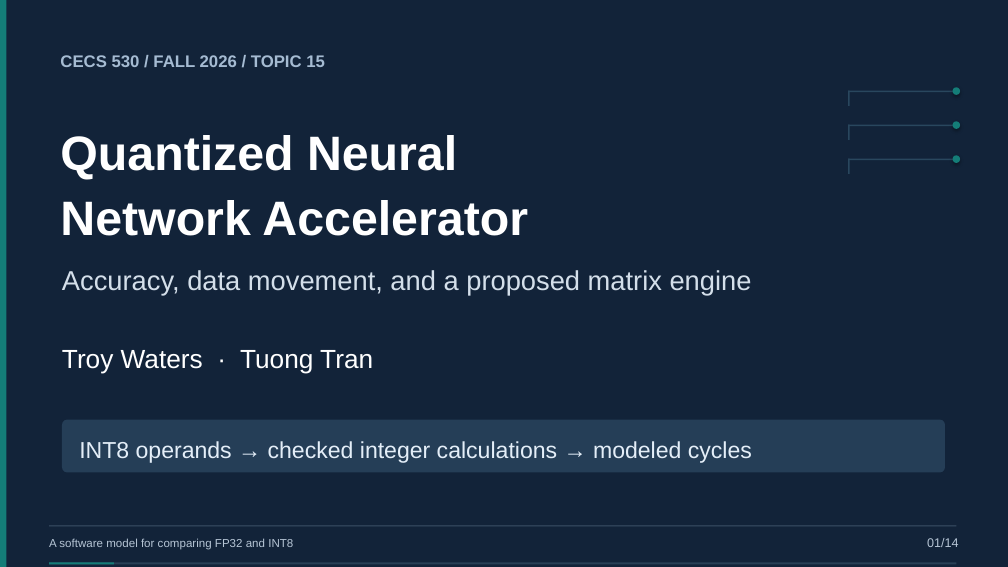
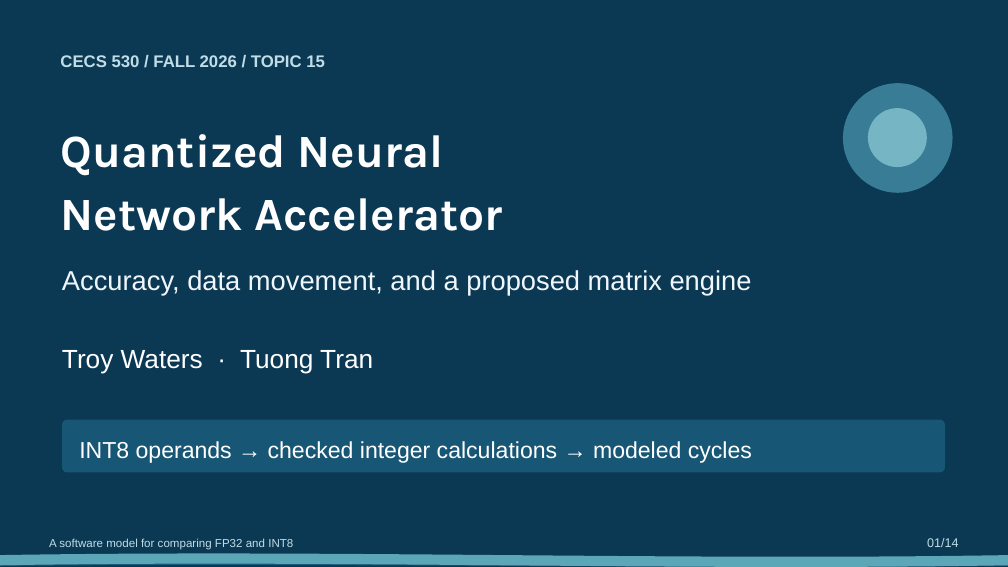
Before and after one commit to EnragedWaters/CECS-530-Quantized-Neural-Network-Accelerator, a slide deck: slide 1 of presentation/project-presentation.pptx. Drawn at 1008x567 pixels with LibreOffice and Linux fonts; fonts in the diff are those of the drawing. Boxes give left, top, right and bottom in pixels: in the first picture for what was removed or moved away, otherwise in the second. Text is boxed around its words. In the diff, an @@ line names an element or a change of style, - is before the commit and + after.

Commit message:
Use Ocean Waves theme for project presentation

```diff
--- a/presentation/project-presentation.pptx
+++ b/presentation/project-presentation.pptx
@@ background #122339 to #0B3853 @@
@@ rectangle removed at (0, 0, 7, 567) @@
@@ text "CECS 530 / FALL 2026 ..." at (60, 55, 325, 67): text colour #A5BBD2 to #C0DDE7 @@
@@ ellipse added at (843, 83, 953, 193), fill #387C96 @@
@@ ellipse removed at (953, 88, 960, 95) @@
@@ text "Quantized Neural" at (60, 134, 503, 231): size 46 to 44 pt, font Arial to Karla @@
@@ rectangle removed at (848, 91, 955, 92) @@
@@ rectangle removed at (848, 91, 850, 106) @@
@@ ellipse added at (868, 108, 927, 167), fill #76B5C4 @@
@@ rectangle removed at (848, 125, 955, 126) @@
@@ rectangle removed at (848, 125, 850, 140) @@
@@ ellipse removed at (953, 121, 960, 129) @@
@@ rectangle removed at (848, 159, 955, 160) @@
@@ rectangle removed at (848, 159, 850, 174) @@
@@ ellipse removed at (953, 156, 960, 163) @@
@@ text "Accuracy, data movement, and a ..." at (62, 270, 752, 295): text colour #D4DFEA to #F0F7FC @@
@@ rounded rectangle at (62, 420, 945, 473): fill #253E57 to #175675 @@
@@ text "INT8 operands → checked integer ..." at (79, 441, 752, 463): text colour #E4EEF8 to #FFFFFF @@
@@ text "A software model for comparing ..." at (49, 538, 293, 550): text colour #B6C5D5 to #C0DDE7 @@
@@ rectangle removed at (49, 526, 957, 526) @@
@@ text "01/14" at (927, 538, 958, 547): text colour #B6C5D5 to #C0DDE7 @@
@@ wave added at (0, 559, 1008, 567), fill #175B7A @@
@@ wave added at (0, 554, 1008, 567), fill #5BA7B8 @@
@@ rectangle removed at (49, 563, 957, 565) @@
@@ rectangle removed at (49, 563, 114, 565) @@
```
Also in this commit, not shown: 17 other slides changed, 2 other files.
